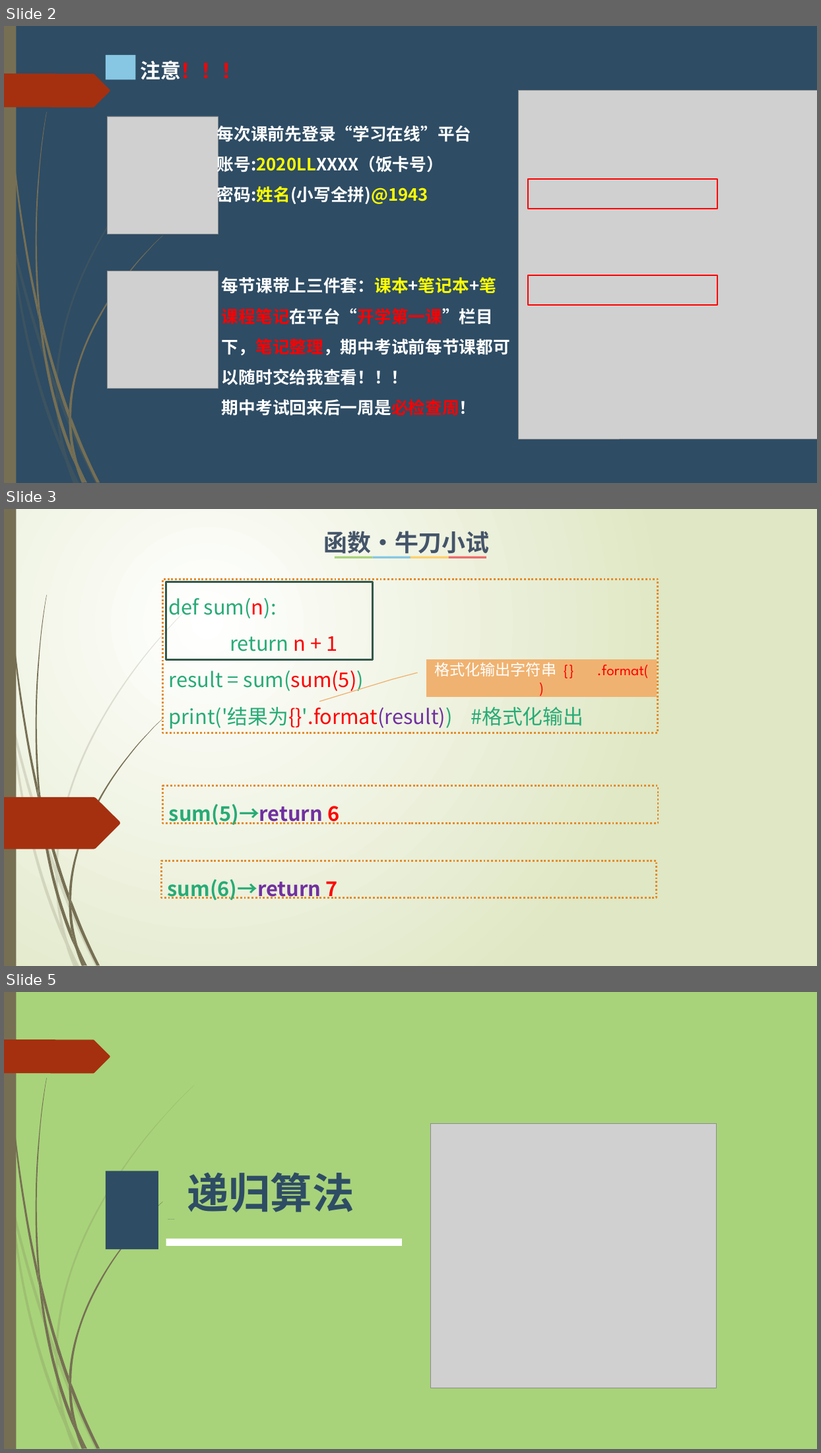
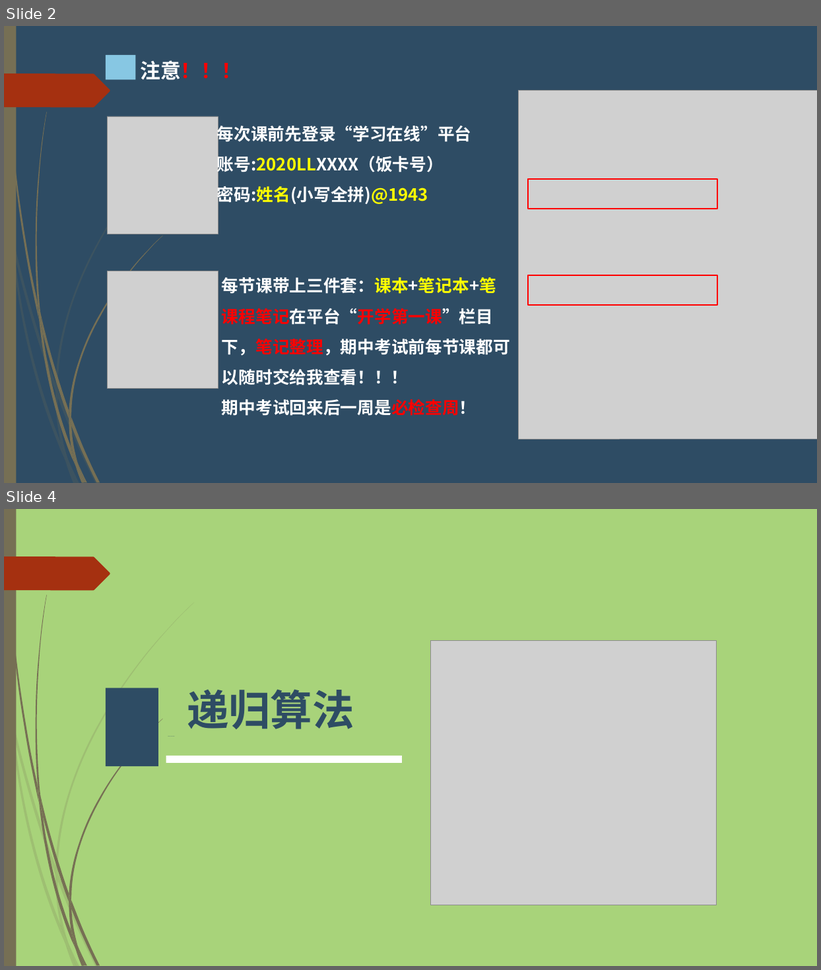
Before and after one commit to hongm32/2020design, a slide deck: 【第10课】递归算法/【第10课】递归算法.pptx. Shown one above the other, each under a label of ours: slides 2, 3 and 5 before the commit, slides 2 and 4 after it; the slides between them are not shown. The pictures are 821x1453 and 821x970 pixels, drawn with LibreOffice and Linux fonts; fonts in the diff are those of the drawing; grey boxes stand for pictures. Boxes give left, top, right and bottom in pixels: in the first picture for what was removed or moved away, otherwise in the second. Text is boxed around its words. In the diff, an @@ line names an element or a change of style, - is before the commit and + after.

```diff
--- a/【第10课】递归算法/【第10课】递归算法.pptx
+++ b/【第10课】递归算法/【第10课】递归算法.pptx
@@ slide 3 removed at (4, 509, 817, 966), background gradient #FFFFFF to #DFE8C4; not listed: 23 template elements that a slide beside it also shows @@
@@ text removed at (323, 531, 489, 558) @@
-函数·牛刀小试
@@ group removed at (335, 556, 486, 559): 4 rectangles @@
@@ rectangle removed at (163, 579, 659, 733) @@
-def sum(n):
-return n + 1
-result = sum(sum(5))
-print('结果为{}'.format(result)) #格式化输出
@@ rectangle removed at (166, 582, 372, 659) @@
@@ border callout removed at (426, 660, 657, 698) @@
-格式化输出字符串 {} .format( )
@@ freeform shape removed at (4, 797, 121, 850) @@
@@ rectangle removed at (163, 786, 659, 823) @@
-sum(5)→return 6
@@ rectangle removed at (161, 861, 657, 898) @@
-sum(6)→return 7
@@ what was slide 5 is now slide 4 @@
```
Also in this commit, not shown: 6 slides changed, 6 other files.
